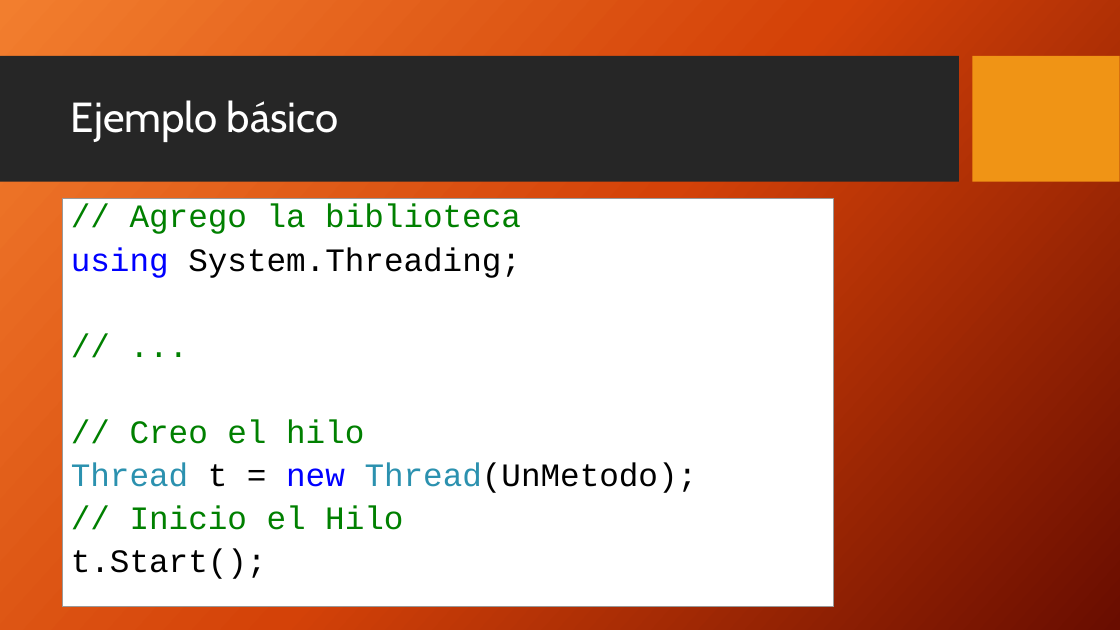
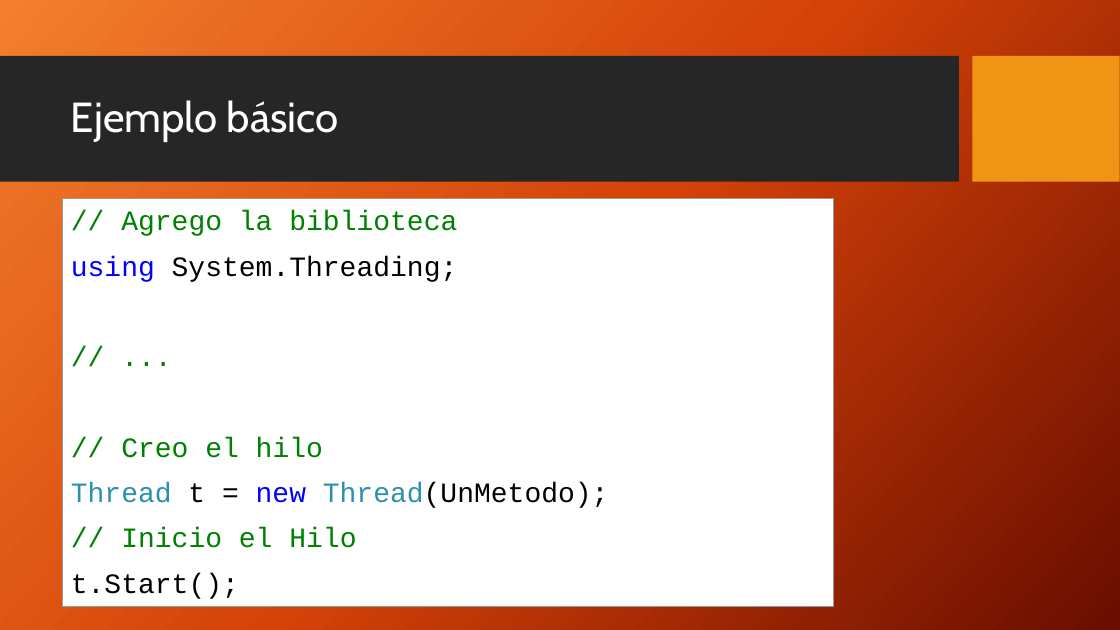
Before and after one commit to Tanodam/clases_prog_lab2, a slide deck: slide 4 of utn_prog_y_lab_II-master/PPTs/ProgramacionII_Clase_22-2018.pptx. Drawn at 1120x630 pixels with LibreOffice and Linux fonts; fonts in the diff are those of the drawing; background and template pictures are left out. Boxes give left, top, right and bottom in pixels: in the first picture for what was removed or moved away, otherwise in the second. Text is boxed around its words. In the diff, an @@ line names an element or a change of style, - is before the commit and + after.

```diff
--- a/utn_prog_y_lab_II-master/PPTs/ProgramacionII_Clase_22-2018.pptx
+++ b/utn_prog_y_lab_II-master/PPTs/ProgramacionII_Clase_22-2018.pptx
@@ rectangle "// Agrego la biblioteca" at (x1=62, y1=199, x2=833, y2=607): size 28 to 24 pt; line spacing 0.8 to 1 @@
```
Also in this commit, not shown: 1 other slide changed, 4 slides added, 17 other files.
